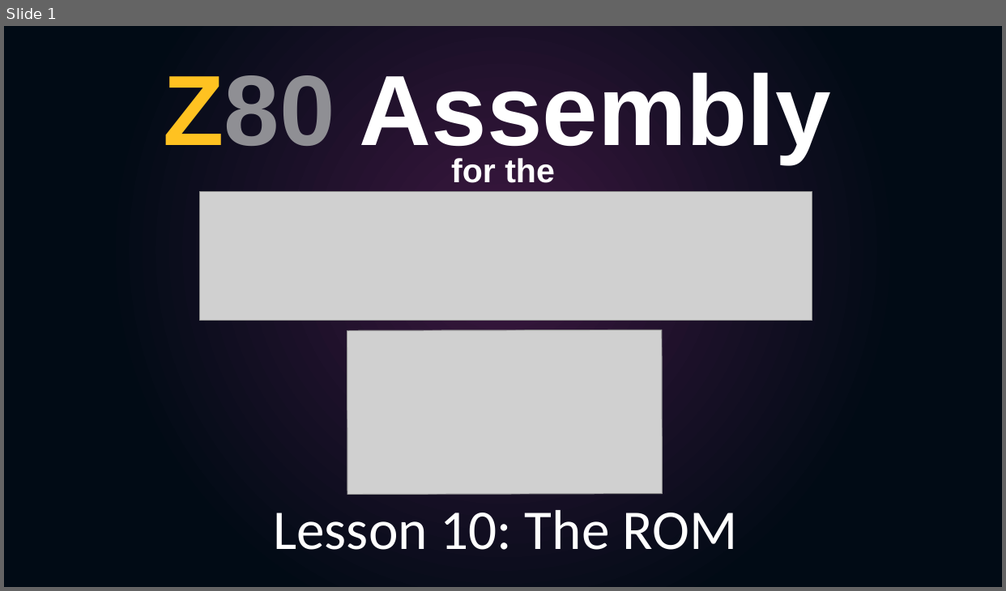
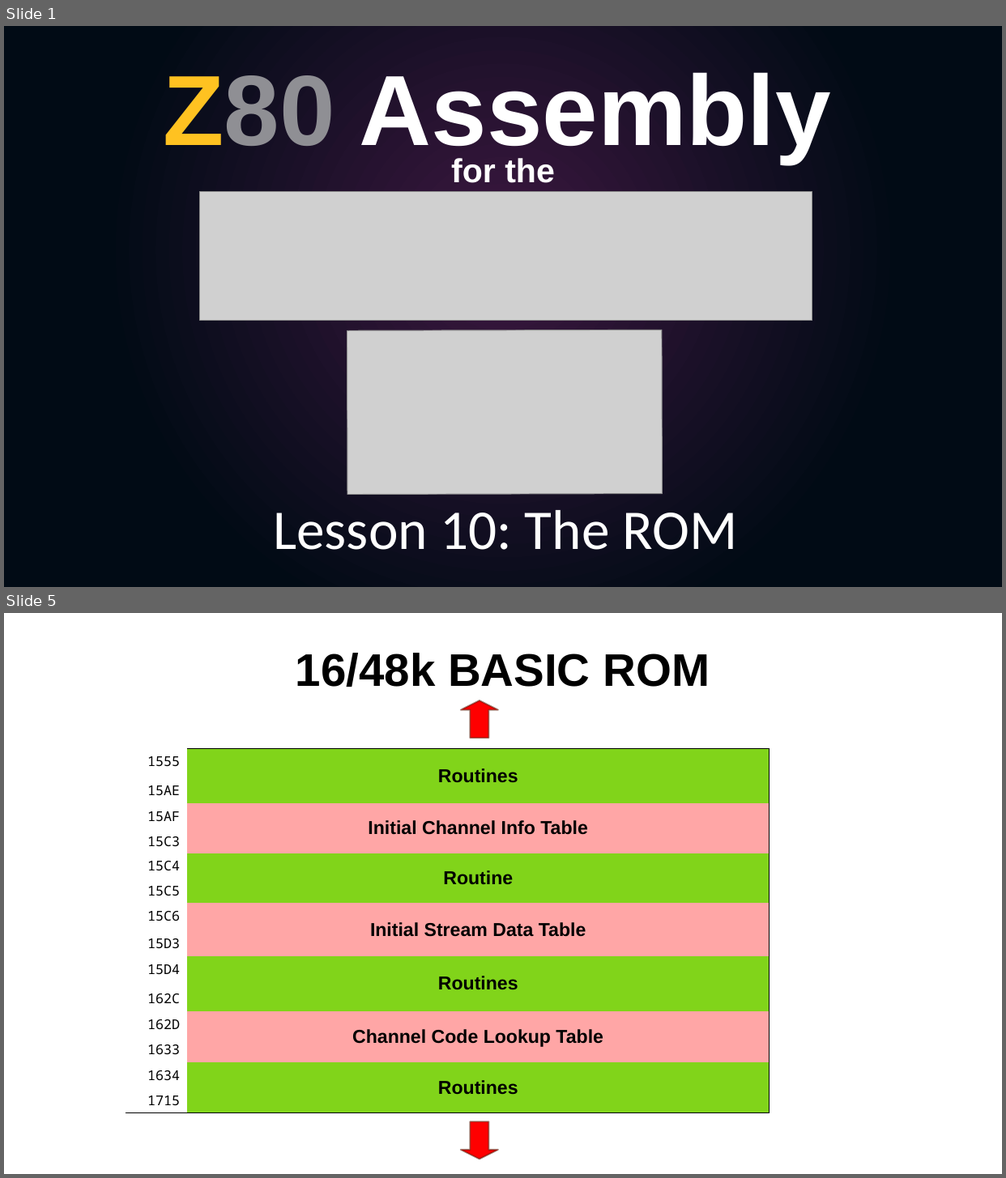
Before and after one commit to SlithyMatt/zxs-assembly-tutorial, a slide deck: Lesson10/Lesson10.odp. Shown one above the other, each under a label of ours: slide 1 before the commit, slides 1 and 5 after it; the slides between them are not shown. The pictures are 1006x591 and 1006x1178 pixels, drawn with LibreOffice and Linux fonts; fonts in the diff are those of the drawing; grey boxes stand for pictures. Boxes give left, top, right and bottom in pixels: in the first picture for what was removed or moved away, otherwise in the second. Text is boxed around its words. In the diff, an @@ line names an element or a change of style, - is before the commit and + after.

```diff
--- a/Lesson10/Lesson10.odp
+++ b/Lesson10/Lesson10.odp
@@ slide 5 added at (x1=4, y1=613, x2=1002, y2=1174), background #FFFFFF @@
@@ title added at (x1=296, y1=653, x2=710, y2=687), 44 pt, text #000000, bold @@
+16/48k BASIC ROM
@@ down arrow added at (x1=461, y1=700, x2=498, y2=738), fill #FF0000, outline #50200C 1.45 pt @@
@@ table added at (x1=126, y1=748, x2=769, y2=1112), 14 rows, 2 columns @@
+1555 | Routines
+15AE | 
+15AF | Initial Channel Info Table
+15C3 | 
+15C4 | Routine
+15C5 | 
+15C6 | Initial Stream Data Table
+15D3 | 
+15D4 | Routines
+162C | 
+162D | Channel Code Lookup Table
+1633 | 
+1634 | Routines
+1715 | 
@@ down arrow added at (x1=461, y1=1122, x2=498, y2=1160), fill #FF0000, outline #50200C 1.45 pt @@
```
Also in this commit, not shown: 2 slides changed, 11 other slides added, 2 slides removed.
